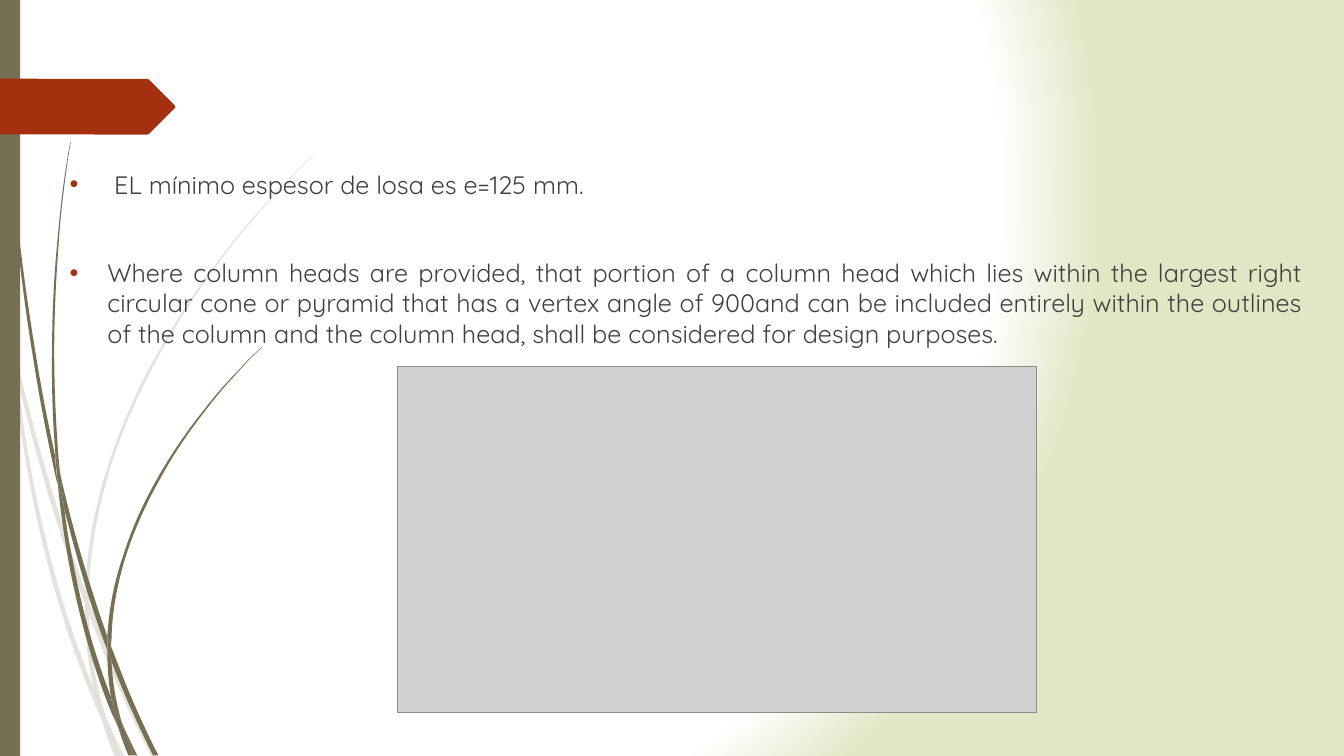
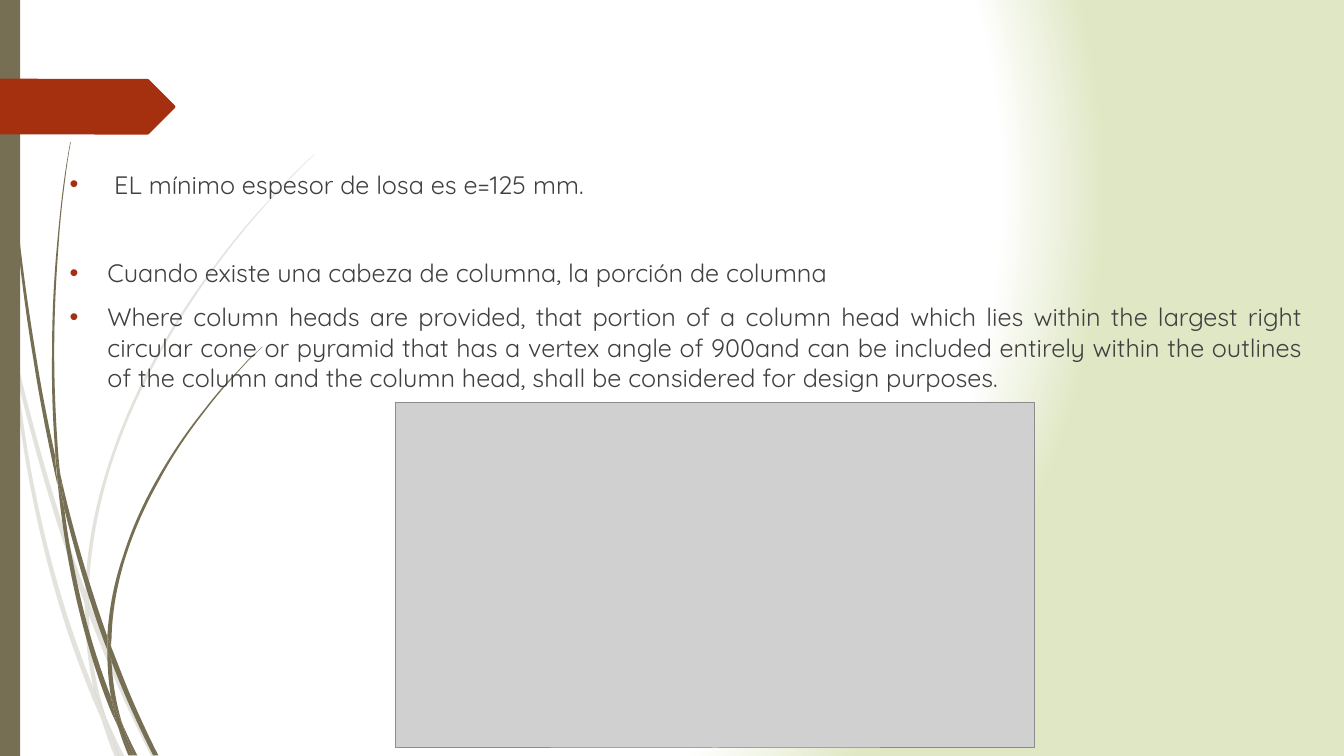
Before and after one commit to ppizarror/proyecto-CI5206, a slide deck: slide 8 of Presentación/Capiteles de Losa.pptx. Drawn at 1344x756 pixels with LibreOffice and Linux fonts; fonts in the diff are those of the drawing; grey boxes stand for pictures. Boxes give left, top, right and bottom in pixels: in the first picture for what was removed or moved away, otherwise in the second. Text is boxed around its words. In the diff, an @@ line names an element or a change of style, - is before the commit and + after.

```diff
--- a/Presentación/Capiteles de Losa.pptx
+++ b/Presentación/Capiteles de Losa.pptx
@@ text at (107,263,827,287): paragraph added @@
+• Cuando existe una cabeza de columna, la porción de columna
@@ picture: place and size @@
-picture at (397,367,1036,713)
+picture at (396,402,1035,748)
```
Also in this commit, not shown: 1 other slide changed, 9 other files.
